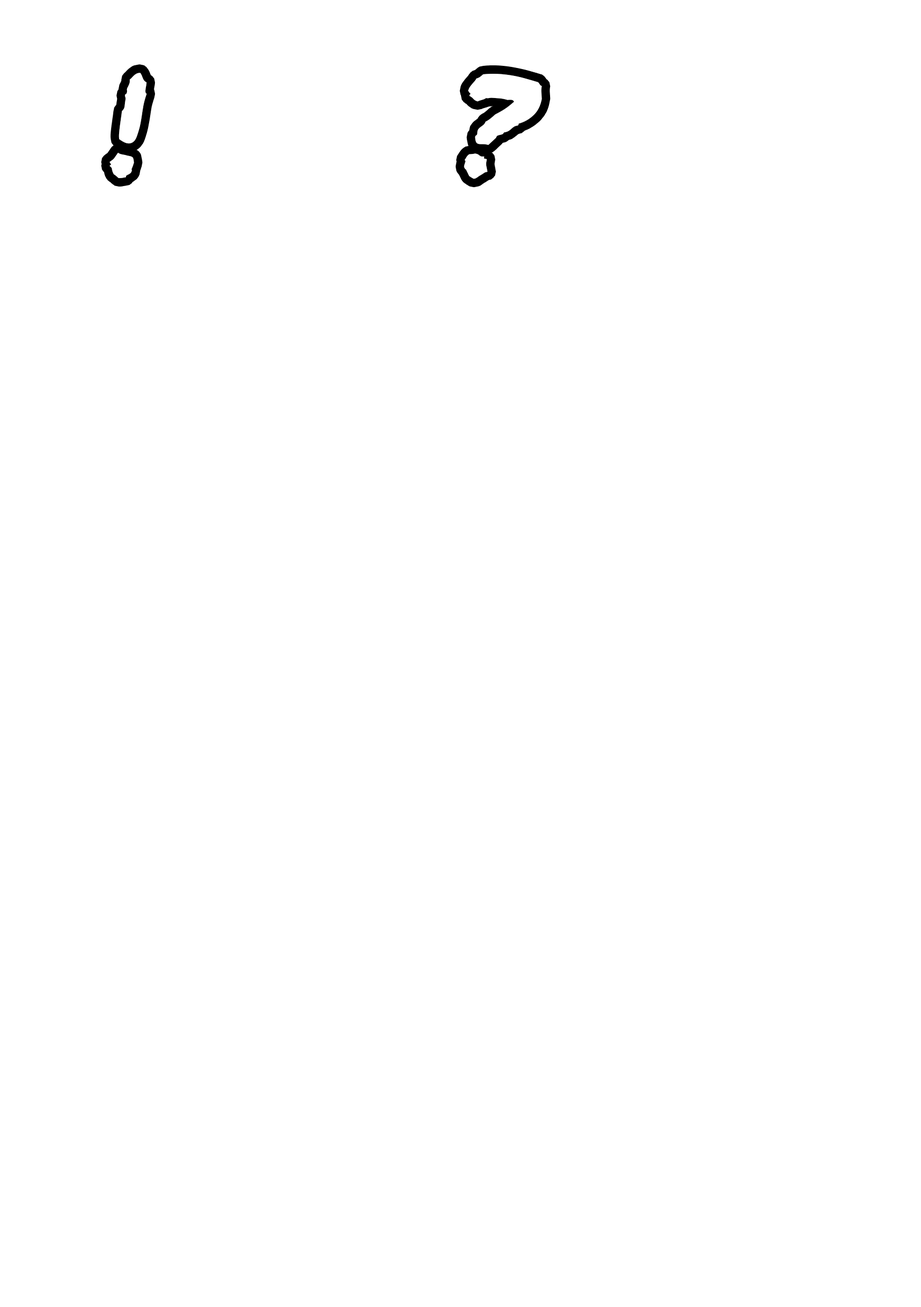
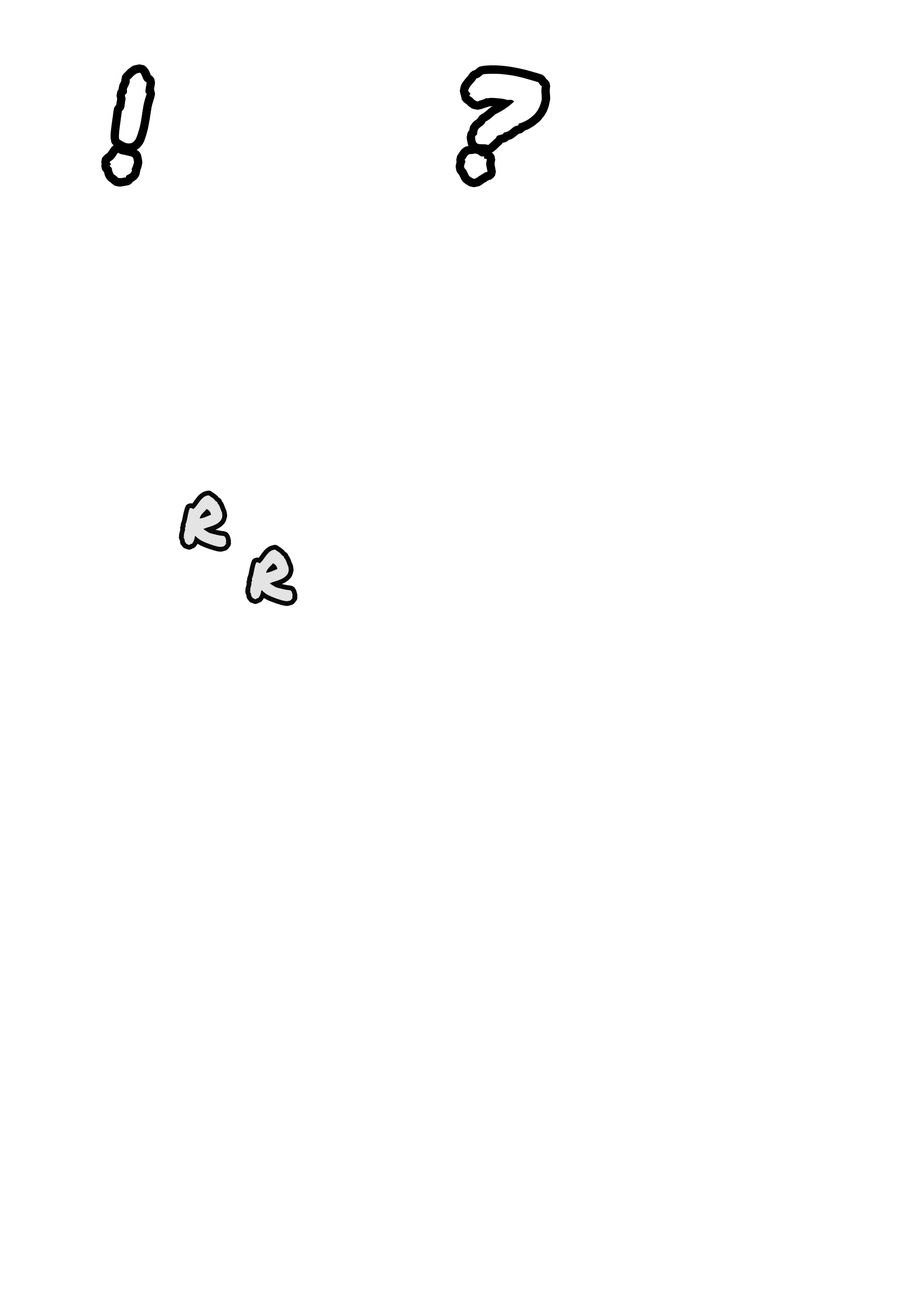
Before/after of a 921×1307 layered artwork. What changed in the layer stack:
added layer "R R" (96%) above "! ?" over [183, 494, 293, 602]
